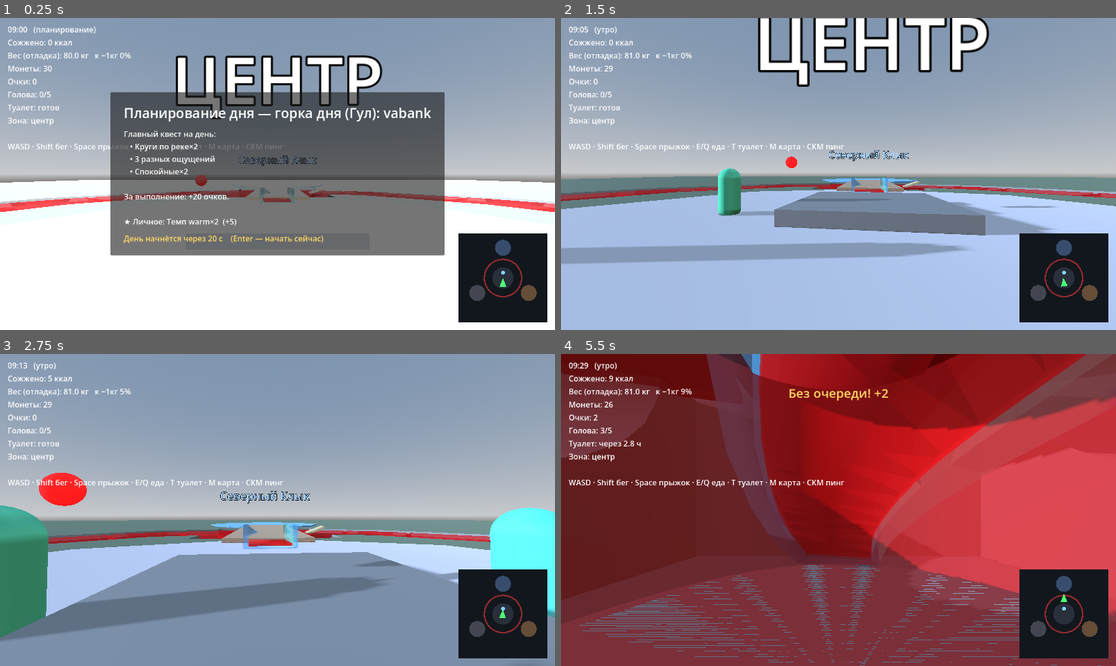
Above: before the commit, frames 1-4 (two rows, left to right).
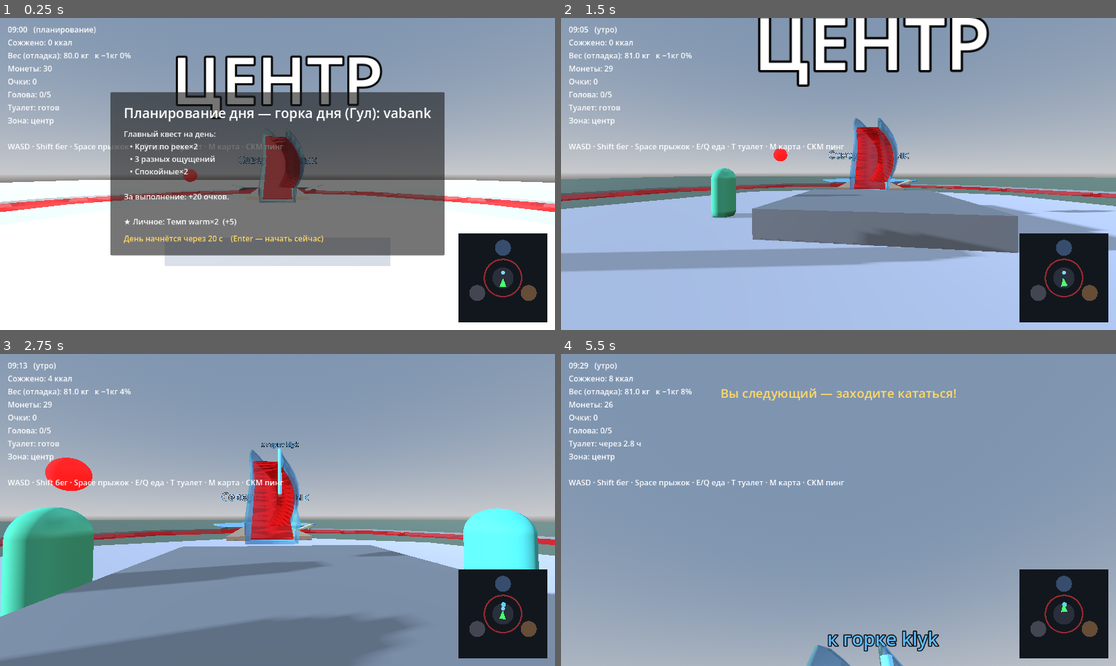
Above: after the commit, the same moments.

Repository: evangelipeep/Red-Wave
Game: Godot game, scene res://world/ParkGreybox.tscn
The game is run twice, just before and just after one commit, with the same random seed, the same clock (stepped at 60 frames per second) and the same inputs. The project has no main scene, so this scene is started directly.
Inputs (mouse positions are in pixels of both pictures, inside the frame that each line leads up to):
- Up to frame 1 (0.25 s): no input
- Up to frame 2 (1.5 s): tap Enter (ui_accept) at 0.5 s; drag from (1066, 276) to (894, 105) at 0.52 s; move the mouse to (810, 174) at 1.27 s; hold W (move_forward) from 1.28 s (still down); tap E (eat_snack) at 1.35 s
- Up to frame 3 (2.75 s): keep holding W (move_forward); tap Space (jump) at 1.52 s; move the mouse to (288, 503) at 2.02 s; hold Middle mouse button (ping) from 2.03 s (still down)
- Up to frame 4 (5.5 s): keep holding W (move_forward); move the mouse to (832, 516) at 2.77 s; release Middle mouse button (ping) at 2.78 s; tap Shift (sprint) at 2.85 s; click (832, 516) at 2.92 s; tap Space (jump) at 3.02, 3.77, 4.52 s; move the mouse to (877, 513) at 3.52 s; hold T (toilet) 3.53-4.28 s; move the mouse to (794, 506) at 4.27 s; tap Q (eat_meal) at 4.35 s; move the mouse to (844, 510) at 5.02 s; hold E (eat_snack) from 5.03 s (still down); click (844, 510) at 5.17 s

The runs differ from the first frame. In frame 1, 3.0% of the frame differs, in the area x 29-71%, y 36-80%; in frame 2, 9.4%; in frame 3, 26%; in frame 4, 95%, in the area x 0-100%, y 0-100%.

Commit message:
fix(slide): очередь реально разгружается + горка с лифтом-подъёмом и спуском
- диспетч: передний в очереди едет как только слот свободен (убрал жёсткую привязку к точке,
  из-за которой очередь стопорилась, светофор был вечно красный, ahead не убывал)
- горка теперь с подъёмом на горку и спуском в яму (была плоская); посадка осталась на земле
- мин. скорость спуска 3 — заезжать на лифт; NPC уменьшено до 4 для бодрой очереди

Co-Authored-By: Claude Opus 4.8 <noreply@anthropic.com>

Diff:
--- a/systems/npc/NPCManager.gd
+++ b/systems/npc/NPCManager.gd
@@ -3,7 +3,7 @@
 ## «По умному»: фиксированный пул капсул (без физики), они сами крутят цикл
 ## очередь→спуск→бассейн→брожение. Никакой нагрузки на хост сверх N агентов.
 
-@export var npc_count: int = 5
+@export var npc_count: int = 4
 
 var _spawned: bool = false
 
--- a/systems/slide/SlideRail.gd
+++ b/systems/slide/SlideRail.gd
@@ -72,10 +72,10 @@
 		_build_demo_curve(_path.curve)
 
 func _build_demo_curve(c: Curve3D) -> void:
-	# Старт у земли (y≈0.6) → плавный спуск в яму-бассейн.
+	# Посадка у земли → лифт вверх на горку → спуск с виражом в яму-бассейн.
 	var pts := [
-		Vector3(0, 0.6, 4), Vector3(0, 0.2, 0), Vector3(1.4, -1.6, -4),
-		Vector3(0, -3.6, -8), Vector3(0, -5.3, -11),
+		Vector3(0, 0.8, 5), Vector3(0, 3.5, 1), Vector3(0, 6.2, -3),
+		Vector3(2.0, 3.0, -7), Vector3(0, -2.0, -11), Vector3(0, -5.3, -15),
 	]
 	for p in pts:
 		c.add_point(p)
@@ -330,8 +330,7 @@
 		return
 	if not _npc_queue.is_empty():
 		var front: NPCAgent = _npc_queue[0]
-		if front.state == NPCAgent.St.IN_QUEUE \
-			and front.global_position.distance_to(slot_position(0)) < 1.8:
+		if front.state == NPCAgent.St.IN_QUEUE:   # передний поехал, как только слот свободен
 			_npc_queue.pop_front()
 			_npc_rider = front
 			_npc_phase = 0
@@ -365,7 +364,7 @@
 	var fwd := -_follow.global_transform.basis.z
 	var slope := -fwd.y
 	_speed += (_gravity * slope - drag * _speed) * delta
-	_speed = clampf(_speed, 1.0, max_speed)
+	_speed = clampf(_speed, 3.0, max_speed)   # мин. ход — чтобы заезжать на лифт-подъём
 	var eff := _speed * WeightSystem.speed_factor()
 	_follow.progress += eff * delta
 	_rider.ride_to(_follow.global_transform, clampf(eff / max_speed, 0.0, 1.0), delta)
